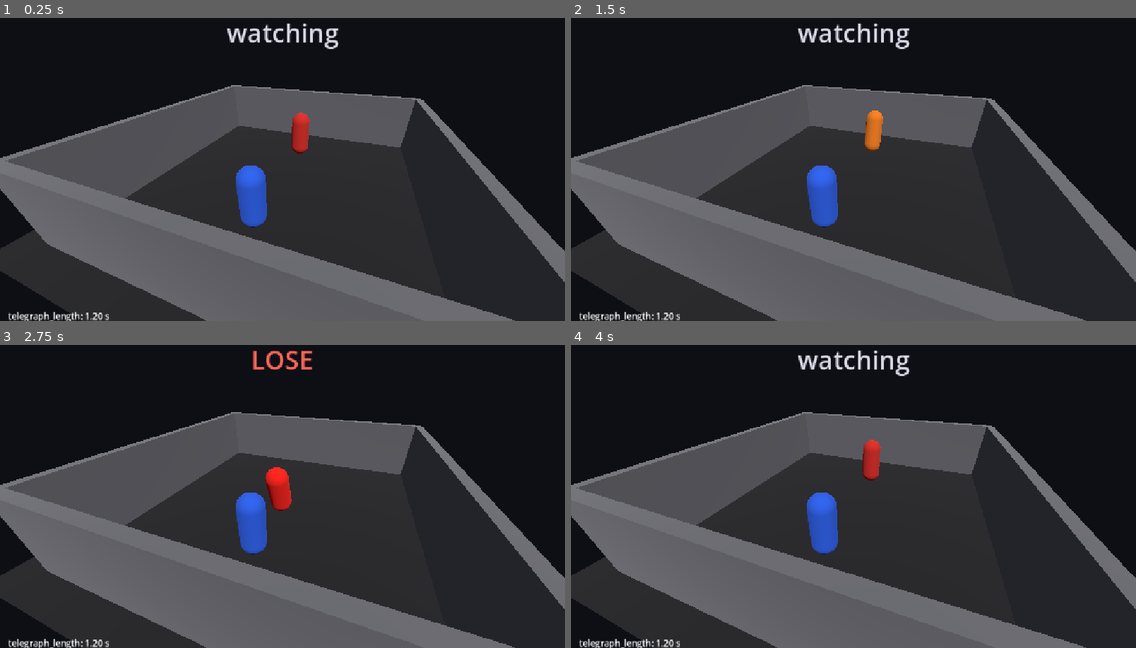
Above: before the commit, frames 1-4 (two rows, left to right).
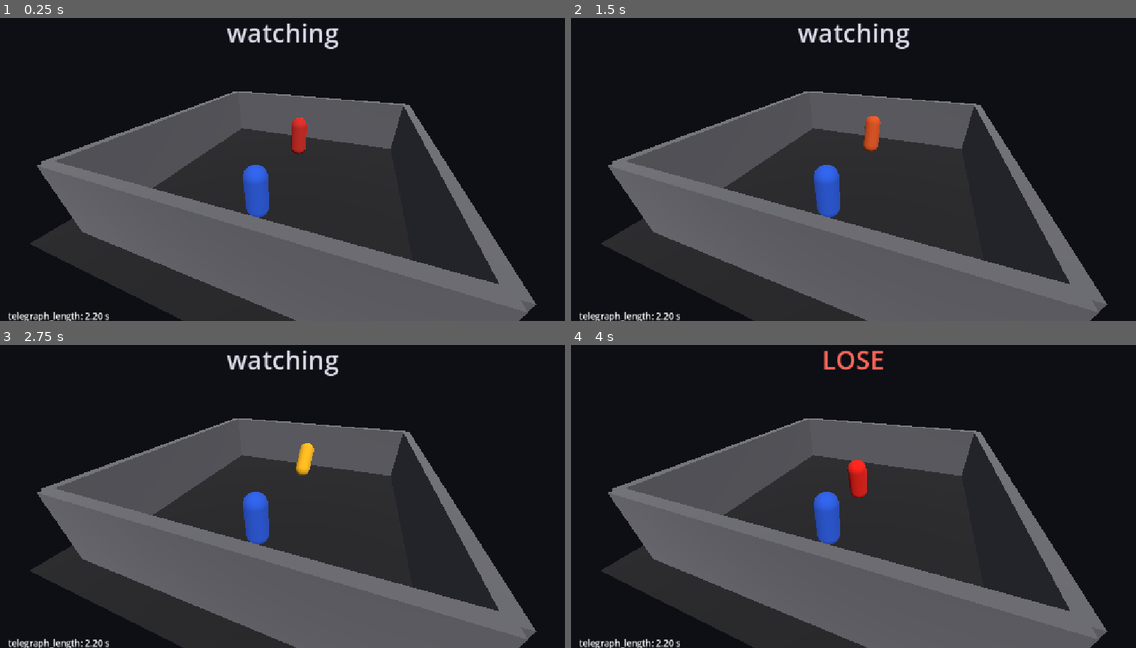
Above: after the commit, the same moments.

Repository: Devansh-Ruia/descent_1
Game: Godot game, scene res://main.tscn
Same seed, same stepped clock (60 frames per second), same inputs: the game is played once before the commit and once after it.
Inputs:
- Up to frame 1 (0.25 s): no input
- Up to frame 2 (1.5 s): tap Enter at 0.5 s; tap R at 0.6, 1.35 s; tap Space at 0.77 s
- Up to frame 3 (2.75 s): tap Space at 1.52 s; tap R at 2.1 s
- Up to frame 4 (4 s): tap R at 2.85, 3.6 s; tap Space at 3.02, 3.77 s

The runs differ from the first frame. In frame 1, 23% of the frame differs, in the area x 0-100%, y 22-100%; in frame 2, 23%; in frame 3, 24%, in the area x 0-100%, y 1-100%; in frame 4, 24%.

Commit message:
checkpoint: current tuning + editor state before HUD/audio fixes
Co-Authored-By: Claude Opus 4.8 (1M context) <noreply@anthropic.com>

Diff:
--- a/main.tscn
+++ b/main.tscn
@@ -1,6 +1,6 @@
-[gd_scene load_steps=2 format=3]
+[gd_scene format=3 uid="uid://cviuhvuj6x7si"]
 
-[ext_resource type="Script" path="res://main.gd" id="1_main"]
+[ext_resource type="Script" uid="uid://b3uyxgkxqsag5" path="res://main.gd" id="1_main"]
 
-[node name="Main" type="Node3D"]
+[node name="Main" type="Node3D" unique_id=5632653]
 script = ExtResource("1_main")
--- a/tuning.json
+++ b/tuning.json
@@ -1,7 +1,7 @@
 {
-  "telegraph_length": 1.2,
-  "counter_window": 0.35,
-  "camera_distance": 8.0,
-  "windup_color_amount": 1.0,
-  "windup_lean_amount": 1.0
+  "telegraph_length": 2.2,
+  "counter_window": 1.35,
+  "camera_distance": 9.0,
+  "windup_color_amount": 2.0,
+  "windup_lean_amount": 2.0
 }
Not shown, changed: CLAUDE.md
